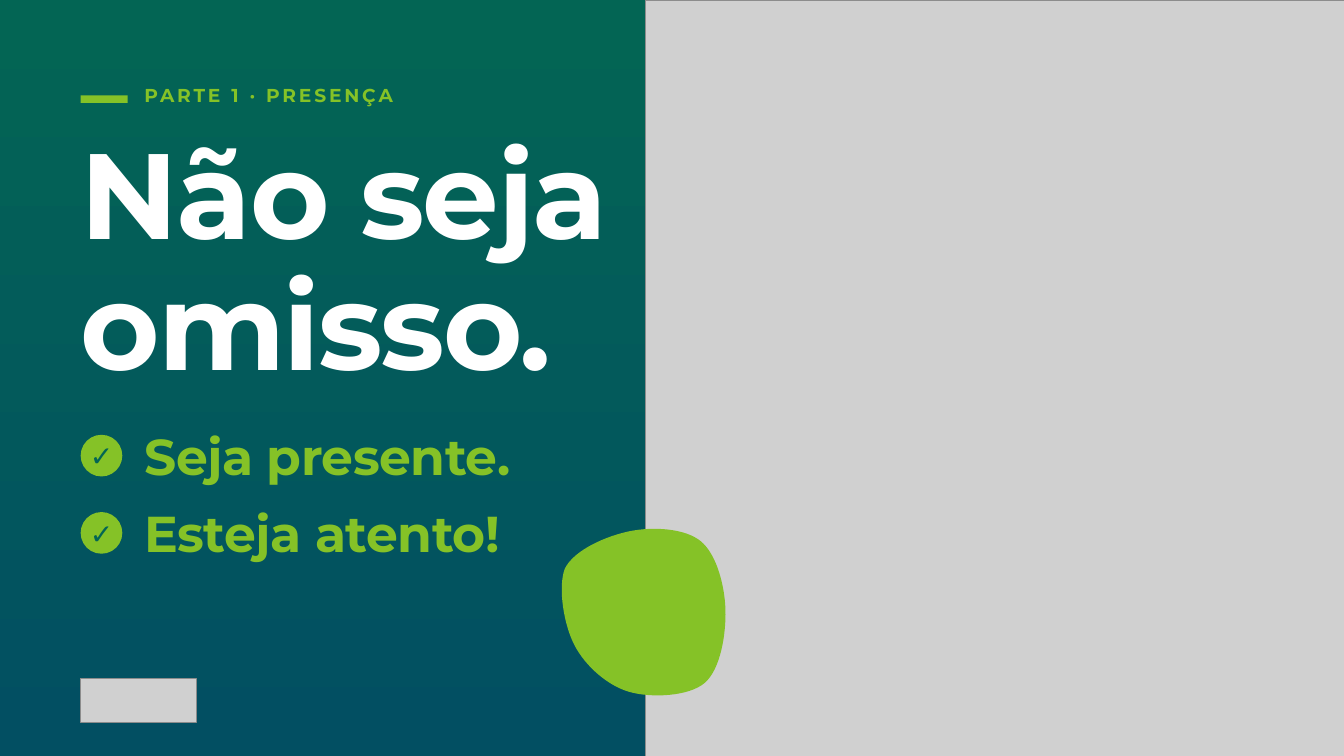
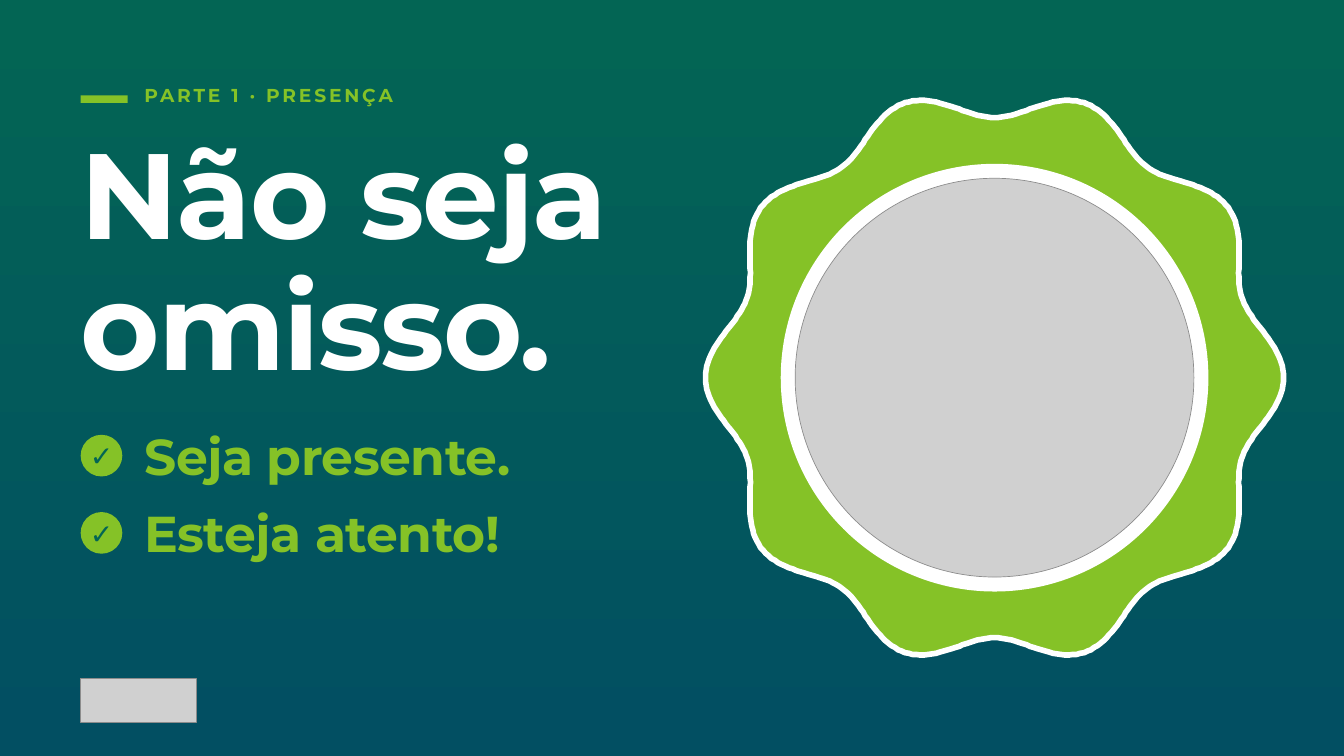
Before and after one commit to freelasrabbit-sys/logo, a slide deck: slide 3 of apresentacoes/aula-2/aula-2-integra.pptx. Drawn at 1344x756 pixels with LibreOffice and Linux fonts; fonts in the diff are those of the drawing; grey boxes stand for pictures. Boxes give left, top, right and bottom in pixels: in the first picture for what was removed or moved away, otherwise in the second. Text is boxed around its words. In the diff, an @@ line names an element or a change of style, - is before the commit and + after.

```diff
--- a/apresentacoes/aula-2/aula-2-integra.pptx
+++ b/apresentacoes/aula-2/aula-2-integra.pptx
@@ picture removed at box(645, 0, 1344, 756) @@
@@ freeform shape added at box(706, 89, 1284, 667), fill #85C227, outline #FFFFFF 6 pt @@
@@ ellipse added at box(781, 164, 1208, 591), fill #FFFFFF @@
@@ picture added at box(795, 178, 1193, 577) @@
@@ freeform shape removed at box(558, 524, 732, 699) @@
```
Also in this commit, not shown: 9 other slides changed, 17 slides added, 2 other files.
